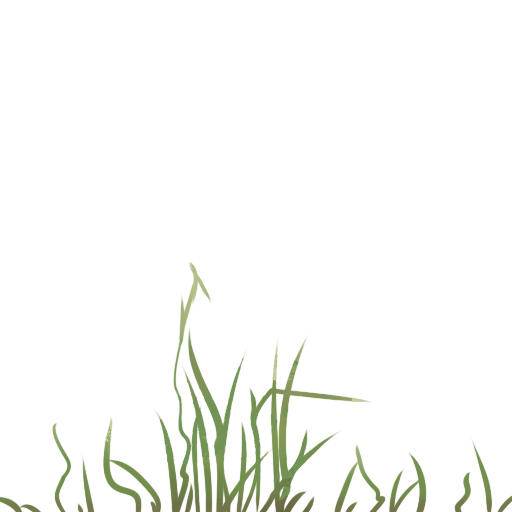
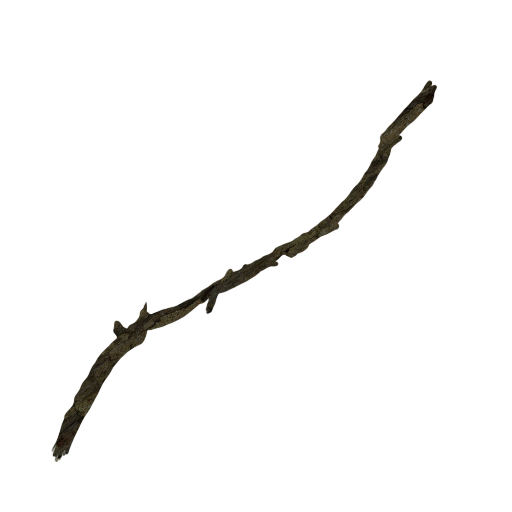
Layered file, before and after one edit (512x512). Changes by layer:
added group "Gruppe 3" with 8 layers above "Gruppe 2" over [0, 80, 510, 507]
added layer "NewBark" (1st of 4, in "Gruppe 3") in group "Gruppe 3" over [51, 80, 438, 463]
hid group "Gruppe 1" (6 layers) over [0, 80, 512, 512]